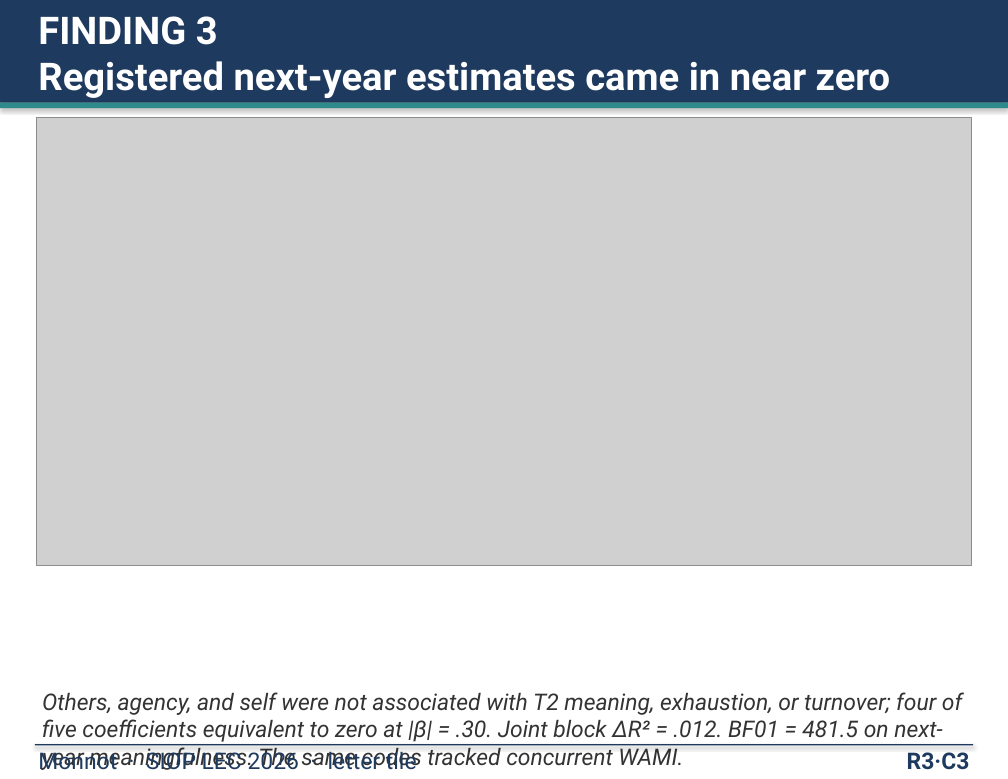
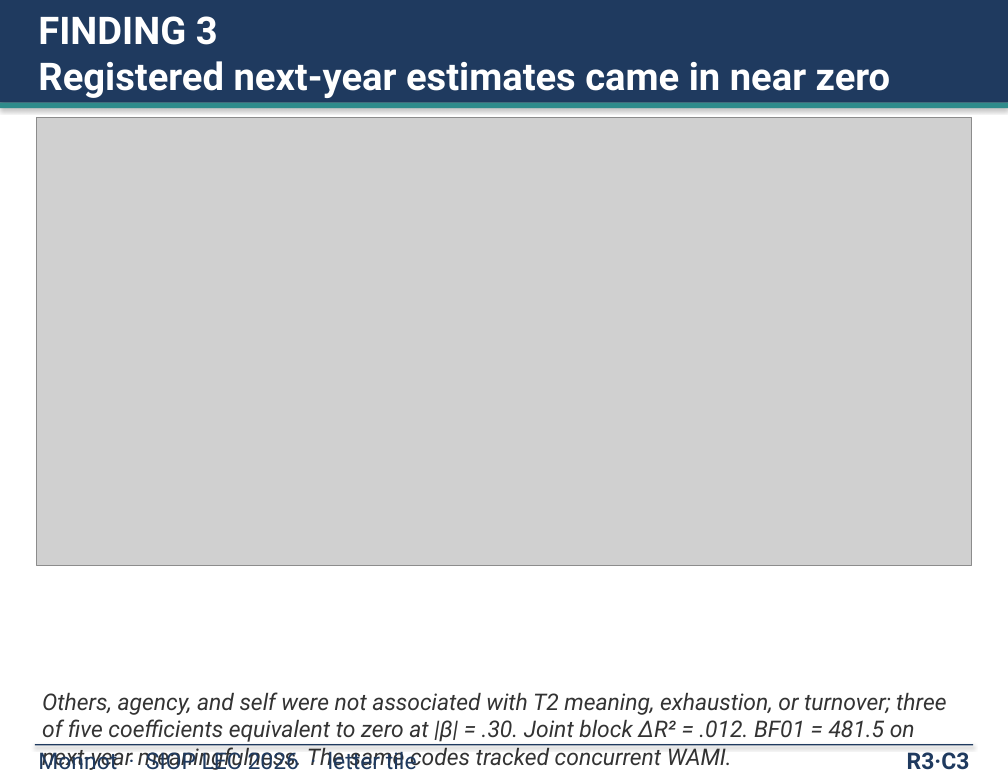
Before and after one commit to mjmonnot/mjmonnot.github.io, a slide deck: slide 11 of lec-2026/assets/Monnot_Poster_v5.pptx. Drawn at 1008x779 pixels with LibreOffice and Linux fonts; fonts in the diff are those of the drawing; grey boxes stand for pictures. Boxes give left, top, right and bottom in pixels: in the first picture for what was removed or moved away, otherwise in the second. Text is boxed around its words. In the diff, an @@ line names an element or a change of style, - is before the commit and + after.

Commit message:
lec-2026: equivalence count corrected to three of five; heading wording; deck v5 caption

```diff
--- a/lec-2026/assets/Monnot_Poster_v5.pptx
+++ b/lec-2026/assets/Monnot_Poster_v5.pptx
@@ text at (x1=42, y1=692, x2=946, y2=770): text changed @@
-Others, agency, and self were not associated with T2 meaning, exhaustion, or turnover; four of five coefficients equivalent to zero at |β| = .30. Joint block ΔR² = .012. BF01 = 481.5 on next-year meaningfulness. The same codes tracked concurrent WAMI.
+Others, agency, and self were not associated with T2 meaning, exhaustion, or turnover; three of five coefficients equivalent to zero at |β| = .30. Joint block ΔR² = .012. BF01 = 481.5 on next-year meaningfulness. The same codes tracked concurrent WAMI.
```
Also in this commit, not shown: 3 other files.
